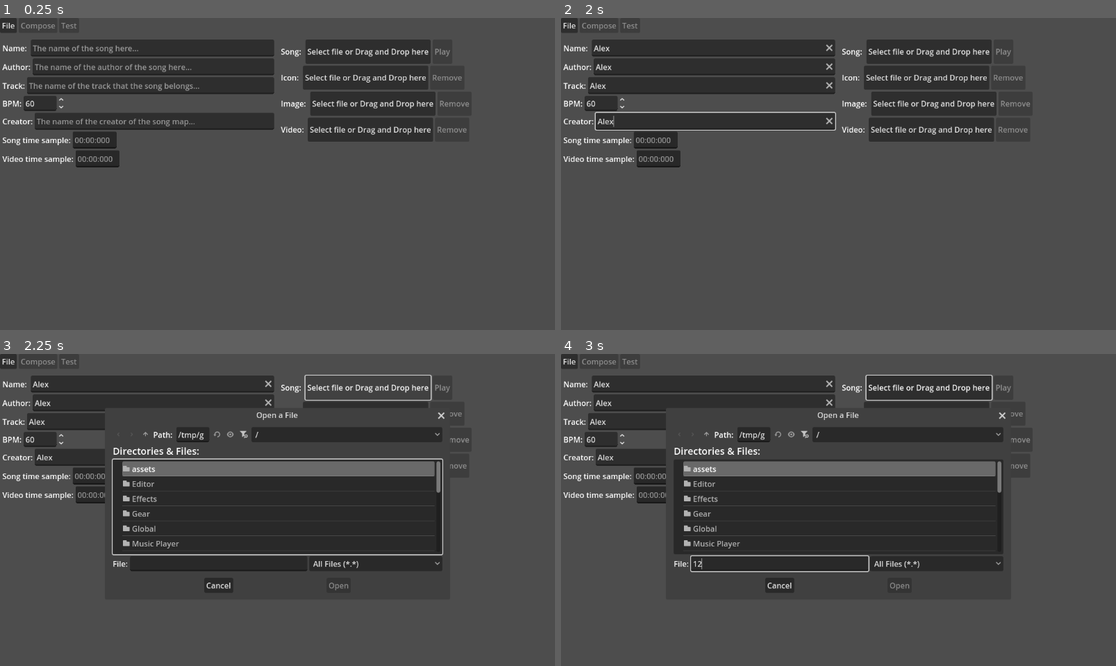
Above: before the commit, frames 1-4 (two rows, left to right).
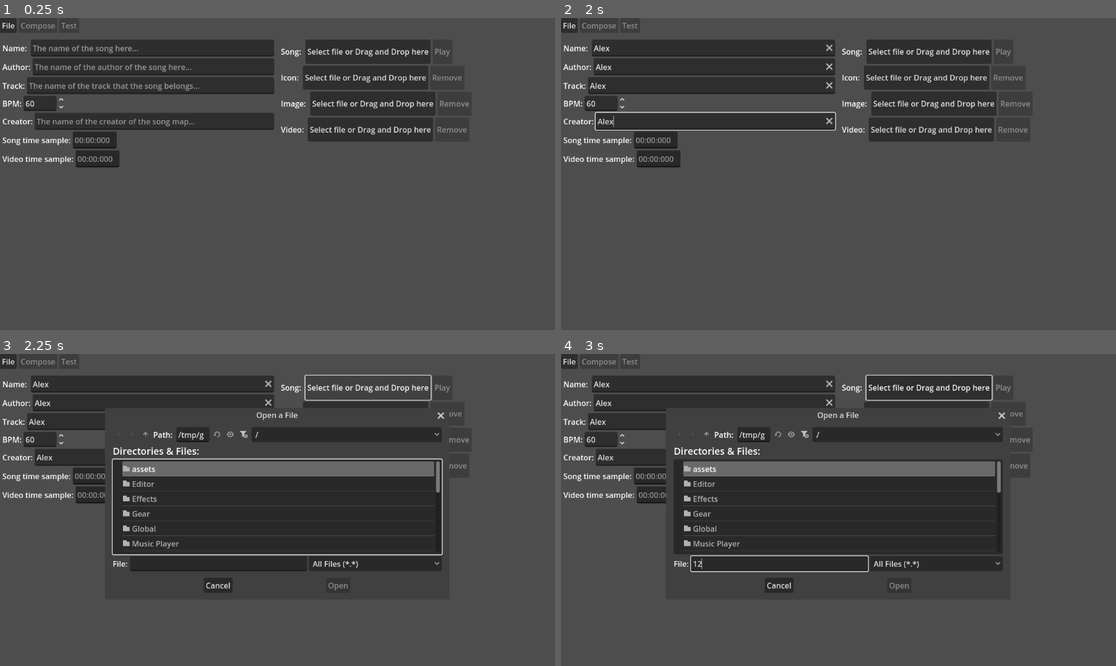
Above: after the commit, the same moments.

Repository: NothermanVEVO/June
Game: Godot game, scene res://Main.tscn
The game is run twice, just before and just after one commit, with the same random seed, the same clock (stepped at 60 frames per second) and the same inputs.
Inputs (mouse positions are in pixels of both pictures, inside the frame that each line leads up to):
- Up to frame 1 (0.25 s): no input
- Up to frame 2 (2 s): click (710, 49) at 0.52 s; type "Alex" at 0.6 s; click (716, 67) at 0.75 s; type "Alex" at 0.83 s; click (710, 86) at 0.98 s; type "Alex" at 1.07 s; click (716, 120) at 1.27 s; type "Alex" at 1.35 s
- Up to frame 3 (2.25 s): click "Select file or Drag and Drop …" at 2 s
- Up to frame 4 (3 s): click (777, 563) at 2.77 s; type "12" at 2.85 s

Frames 1-2 are identical in both runs. In frame 3, 0.3% of the frame differs, in the area x 37-82%, y 18-76%; in frame 4, 0.2%.

Commit message:
2025/09/08 - 006
TODO: IMPLEMENT A NEW WAY TO LOAD FILES, PUT THE NON RESOURCE FILES INSIDE A PackedByteArray OF A NEW RESOURCE FOR THAT TYPE OF FILE AND USE RESOURCELOADER TO LOAD.

Diff:
--- a/beat-the-beat/Editor/EditorSettings.gd
+++ b/beat-the-beat/Editor/EditorSettings.gd
@@ -85,14 +85,7 @@
 		_pop_up_dialog("Não foi possível achar o arquivo: \"" + path + "\"")
 		return
 
-	#var stream = load(path)
-	var stream
-	if path.get_extension() == "mp3":
-		stream = AudioStreamMP3.load_from_file(path)
-	elif path.get_extension() == "wav":
-		stream = AudioStreamWAV.load_from_file(path)
-	elif path.get_extension() == "ogg":
-		stream = AudioStreamOggVorbis.load_from_file(path)
+	var stream = load_music_stream(path)
 
 	if stream is AudioStream:
 		Song.set_song(stream)
@@ -104,6 +97,19 @@
 	else:
 		_pop_up_dialog("Não foi possível carregar o aúdio!")
 		return
+
+static func load_music_stream(path : String):
+	var stream
+	if path.get_extension() == "mp3":
+		stream = AudioStreamMP3.load_from_file(path)
+		return stream
+	elif path.get_extension() == "wav":
+		stream = AudioStreamWAV.load_from_file(path)
+		return stream
+	elif path.get_extension() == "ogg":
+		stream = AudioStreamOggVorbis.load_from_file(path)
+		return stream
+	return null
 
 func set_icon(path : String) -> void:
 	if not FileAccess.file_exists(path):
